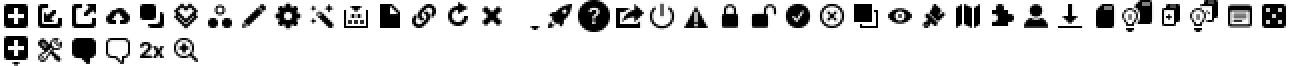
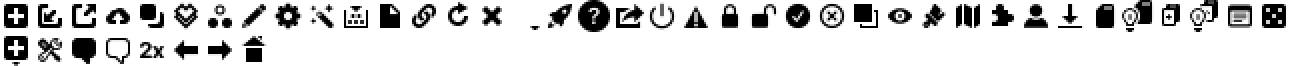
Two versions of the same layered image (1290 × 66). Layer-by-layer changes:
removed group "IconToolbarDiscover" (1 layers) over [174, 38, 198, 62]
added group "IconToolbarHome" with 1 layers above "IconToolbarForward" over [240, 34, 268, 62]
moved "Toolbar Icons" (17th of 43, in "IconToolbarHome") into group "IconToolbarHome", painted on it over [174, 34, 268, 62]
added group "IconToolbarForward" with 1 layers above "IconToolbarBack" over [208, 40, 232, 60]
added layer "Toolbar Icons" (18th of 43, in "IconToolbarForward") in group "IconToolbarForward" over [208, 40, 232, 60]
added group "IconToolbarBack" with 1 layers above "IconToolbarRates" over [174, 38, 198, 62]
added layer "Toolbar Icons" (19th of 43, in "IconToolbarBack") in group "IconToolbarBack" over [174, 38, 198, 62]
